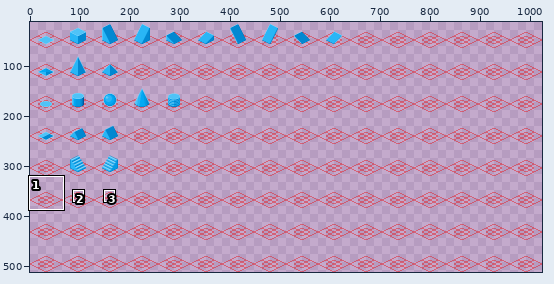
A pixel-art file gets an edit: Prototypes/shapes.aseprite. Above: a wide view before the commit, with the close-up outlined.
Close-up. Earlier state:
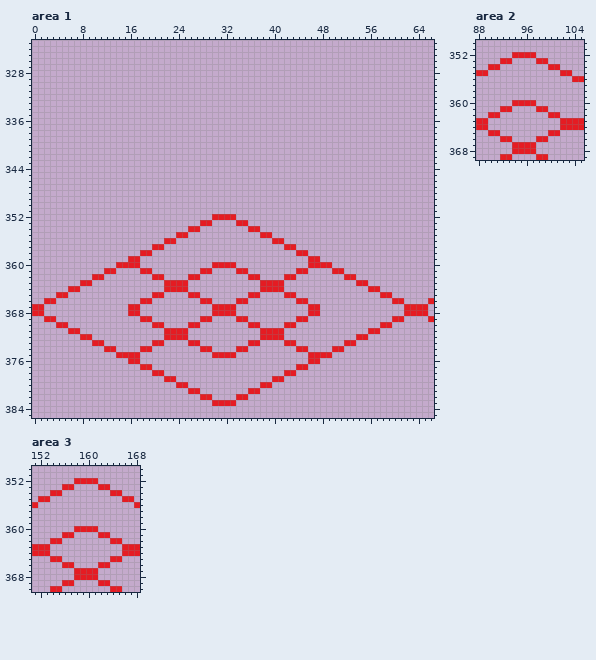
1024x512 pixels, 1 frame. Shown: area 1: x 0..66, y 323..385; area 2: x 88..105, y 350..369; area 3: x 151..168, y 350..370. The wide view leaves out empty margins. The commit also changed other parts of the picture, which this record leaves out.
Once edited:
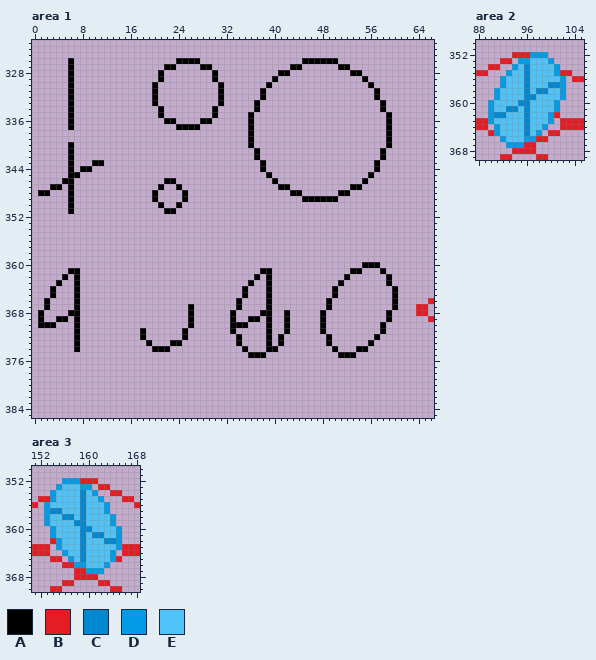
Palette (. is transparent): A #000000  B #e51c23  C #0288d1  D #039be5  E #4fc3f7
Commit: 2026-08-30 #1 - Drew two circles in isometric perspective. - Drew a small arc entrance as practice for the arc shape.
The exact change:
--- area 1, layer "Guides"
@@ x 0..66 @@
 325 ...................................................................
-326 ...................................................................
-327 ...................................................................
-328 ...................................................................
-329 ...................................................................
-330 ...................................................................
-331 ...................................................................
-332 ...................................................................
-333 ...................................................................
-334 ...................................................................
-335 ...................................................................
-336 ...................................................................
-337 ...................................................................
-338 ...................................................................
-339 ...................................................................
-340 ...................................................................
-341 ...................................................................
-342 ...................................................................
-343 ...................................................................
-344 ...................................................................
-345 ...................................................................
-346 ...................................................................
-347 ...................................................................
-348 ...................................................................
-349 ...................................................................
-350 ...................................................................
-351 ...................................................................
-352 ..............................BBBB.................................
-353 ............................BB....BB...............................
-354 ..........................BB........BB.............................
-355 ........................BB............BB...........................
-356 ......................BB................BB.........................
-357 ....................BB....................BB.......................
-358 ..................BB........................BB.....................
-359 ................BB............................BB...................
-360 ..............BBBB............BBBB............BBBB.................
-361 ............BB....BB........BB....BB........BB....BB...............
-362 ..........BB........BB....BB........BB....BB........BB.............
-363 ........BB............BBBB............BBBB............BB...........
-364 ......BB..............BBBB............BBBB..............BB.........
-365 ....BB..............BB....BB........BB....BB..............BB.......
-366 ..BB..............BB........BB....BB........BB..............BB....B
-367 BB..............BB............BBBB............BB..............BBBB.
-368 BB..............BB............BBBB............BB..............BBBB.
-369 ..BB..............BB........BB....BB........BB..............BB....B
-370 ....BB..............BB....BB........BB....BB..............BB.......
-371 ......BB..............BBBB............BBBB..............BB.........
-372 ........BB............BBBB............BBBB............BB...........
-373 ..........BB........BB....BB........BB....BB........BB.............
-374 ............BB....BB........BB....BB........BB....BB...............
-375 ..............BBBB............BBBB............BBBB.................
-376 ................BB............................BB...................
-377 ..................BB........................BB.....................
-378 ....................BB....................BB.......................
-379 ......................BB................BB.........................
-380 ........................BB............BB...........................
-381 ..........................BB........BB.............................
-382 ............................BB....BB...............................
-383 ..............................BBBB.................................
+326 ......A.................AAAA.................AAAAAA................
+327 ......A...............AA....AA.............AA......AA..............
+328 ......A..............A........A..........AA..........AA............
+329 ......A..............A........A.........A..............A...........
+330 ......A.............A..........A.......A................A..........
+331 ......A.............A..........A......A..................A.........
+332 ......A.............A..........A......A..................A.........
+333 ......A.............A..........A.....A....................A........
+334 ......A..............A........A......A....................A........
+335 ......A..............A........A.....A......................A.......
+336 ......A...............AA....AA......A......................A.......
+337 ......A.................AAAA........A......................A.......
+338 ....................................A......................A.......
+339 ....................................A......................A.......
+340 ......A.............................A......................A.......
+341 ......A..............................A....................A........
+342 ......A..............................A....................A........
+343 ......A...AA..........................A..................A.........
+344 ......A.AA............................A..................A.........
+345 ......AA...............................A................A..........
+346 .....AA...............AA................A..............A...........
+347 ...AA.A..............A..A................AA..........AA............
+348 .AA...A.............A....A.................AA......AA..............
+349 ......A.............A....A...................AAAAAA................
+350 ......A..............A..A..........................................
+351 ......A...............AA...........................................
+352 ...................................................................
+353 ...................................................................
+354 ...................................................................
+355 ...................................................................
+356 ...................................................................
+357 ...................................................................
+358 ...................................................................
+359 ...................................................................
+360 .......................................................AAA.........
+361 ......AA..............................AA.............AA...A........
+362 .....A.A.............................A.A............A......A.......
+363 ....A..A............................A..A...........A.......A.......
+364 ...A...A...........................A...A..........A.........A......
+365 ...A...A...........................A...A..........A.........A......
+366 ..A....A..........................A....A.........A..........A.....B
+367 ..A....A..................A.......A....A.........A..........A...BB.
+368 .A....AA..................A......A....AA..A.....A..........A....BB.
+369 .A..AA.A..................A......A..AA.A..A.....A..........A......B
+370 .AAA...A..................A......AAA...A..A.....A.........A........
+371 .......A..........A......A.......A.....A..A.....A.........A........
+372 .......A..........A......A........A....A.A.......A.......A.........
+373 .......A...........A...AA.........A....A.A.......A......A..........
+374 .......A............AAA............A...AA.........A...AA...........
+375 ....................................AAA............AAA.............
+376 ...................................................................
+377 ...................................................................
+378 ...................................................................
+379 ...................................................................
+380 ...................................................................
+381 ...................................................................
+382 ...................................................................
+383 ...................................................................
 384 ...................................................................
--- area 2, layer "Shapes"
@@ x 88..105 @@
 351 ..................
-352 ......BBBB........
-353 ....BB....BB......
-354 ..BB........BB....
-355 BB............BB..
-356 ................BB
-357 ..................
-358 ..................
-359 ..................
-360 ......BBBB........
-361 ....BB....BB......
-362 ..BB........BB....
-363 BB............BBBB
-364 BB............BBBB
-365 ..BB........BB....
-366 ....BB....BB......
-367 ......BBBB........
+352 ......BBBDDD......
+353 ....BB.DDEEED.....
+354 ..BB..DECEEEED....
+355 BB...DEECEEEEDBB..
+356 ....DEEECEEEEED.BB
+357 ....DEEECEEECCD...
+358 ...DEEEECECCEED...
+359 ...DEEEECCEEEED...
+360 ..DEEEECCEEEED....
+361 ..DEECCECEEEED....
+362 ..DCCEEECEEEDB....
+363 BBDEEEEECEEED.BBBB
+364 BB.DEEEECEED..BBBB
+365 ..BDEEEECED.BB....
+366 ....DEEEDDBB......
+367 .....DDDBB........
 368 ......BBBB........
--- area 3, layer "Shapes"
@@ x 151..168 @@
 351 ..................
-352 .......BBBB.......
-353 .....BB....BB.....
-354 ...BB........BB...
-355 .BB............BB.
-356 B................B
-357 ..................
-358 ..................
-359 ..................
-360 .......BBBB.......
-361 .....BB....BB.....
-362 ...BB........BB...
-363 BBB............BBB
-364 BBB............BBB
-365 ...BB........BB...
-366 .....BB....BB.....
-367 .......BBBB.......
+352 .....DDDBBB.......
+353 ....DEEEDD.BB.....
+354 ...DEEEECED..BB...
+355 .BBDEEEECEED...BB.
+356 B.DEEEEECEEED....B
+357 ..DCCEEECEEED.....
+358 ..DEECCECEEEED....
+359 ..DEEEECCEEEED....
+360 ...DEEEECCEEEED...
+361 ...DEEEECECCEED...
+362 ...BDEEECEEECCD...
+363 BBB.DEEECEEEEEDBBB
+364 BBB..DEECEEEED.BBB
+365 ...BB.DECEEEEDB...
+366 .....BBDDEEED.....
+367 .......BBDDD......
 368 .......BBBB.......
Changed places in both close-ups, as pixel boxes (x1, y1, x2, y2):
changed: (32, 58, 416, 406)
changed: (488, 52, 566, 148)
changed: (44, 478, 122, 574)
